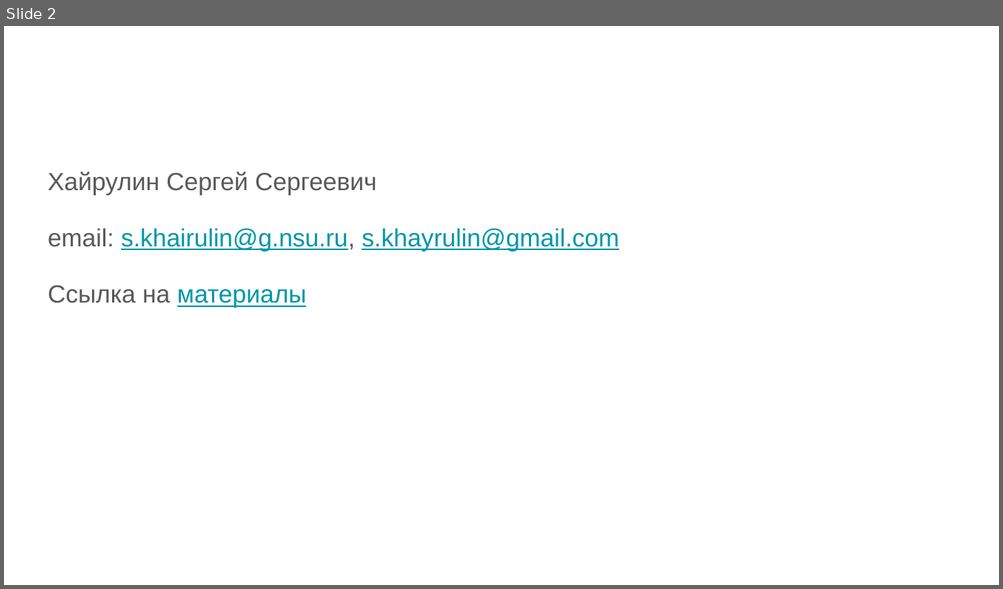
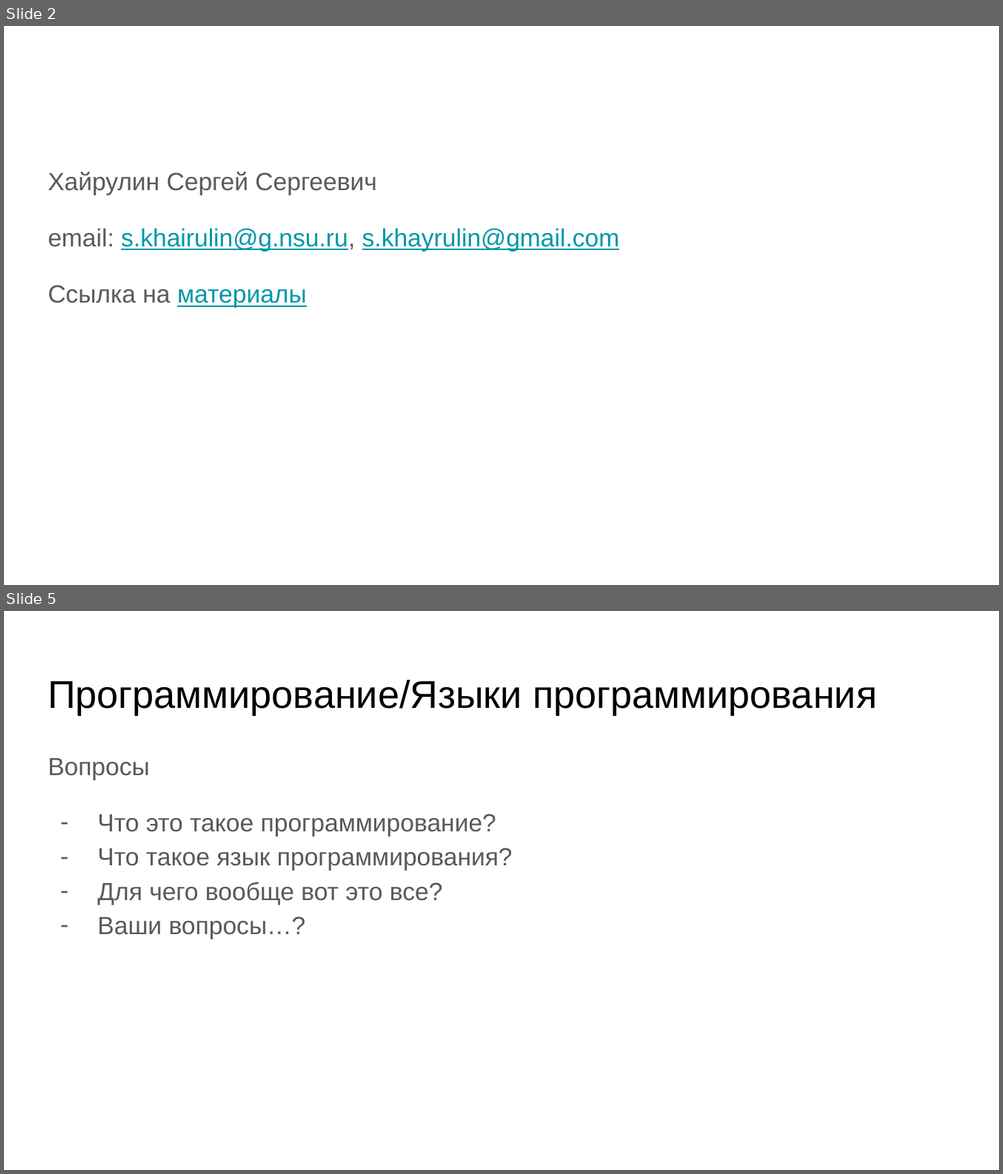
Before and after one commit to skhayrulin/python_course, a slide deck: lecture/Lecture1.pptx. Shown one above the other, each under a label of ours: slide 2 before the commit, slides 2 and 5 after it; the slides between them are not shown. The pictures are 1003x589 and 1003x1174 pixels, drawn with LibreOffice and Linux fonts; fonts in the diff are those of the drawing. Boxes give left, top, right and bottom in pixels: in the first picture for what was removed or moved away, otherwise in the second. Text is boxed around its words. In the diff, an @@ line names an element or a change of style, - is before the commit and + after.

```diff
--- a/lecture/Lecture1.pptx
+++ b/lecture/Lecture1.pptx
@@ slide 5 added at bbox=[4, 611, 999, 1170], background #FFFFFF @@
@@ title added at bbox=[48, 680, 876, 715], 28 pt, text #000000 @@
+Программирование/Языки программирования
@@ text added at bbox=[48, 758, 512, 939], 18 pt, text #595959 @@
+Вопросы
+– Что это такое программирование?
+– Что такое язык программирования?
+– Для чего вообще вот это все?
+– Ваши вопросы…?
```
Also in this commit, not shown: 10 slides changed, 21 other slides added, 3 slides removed, 1 other file.
